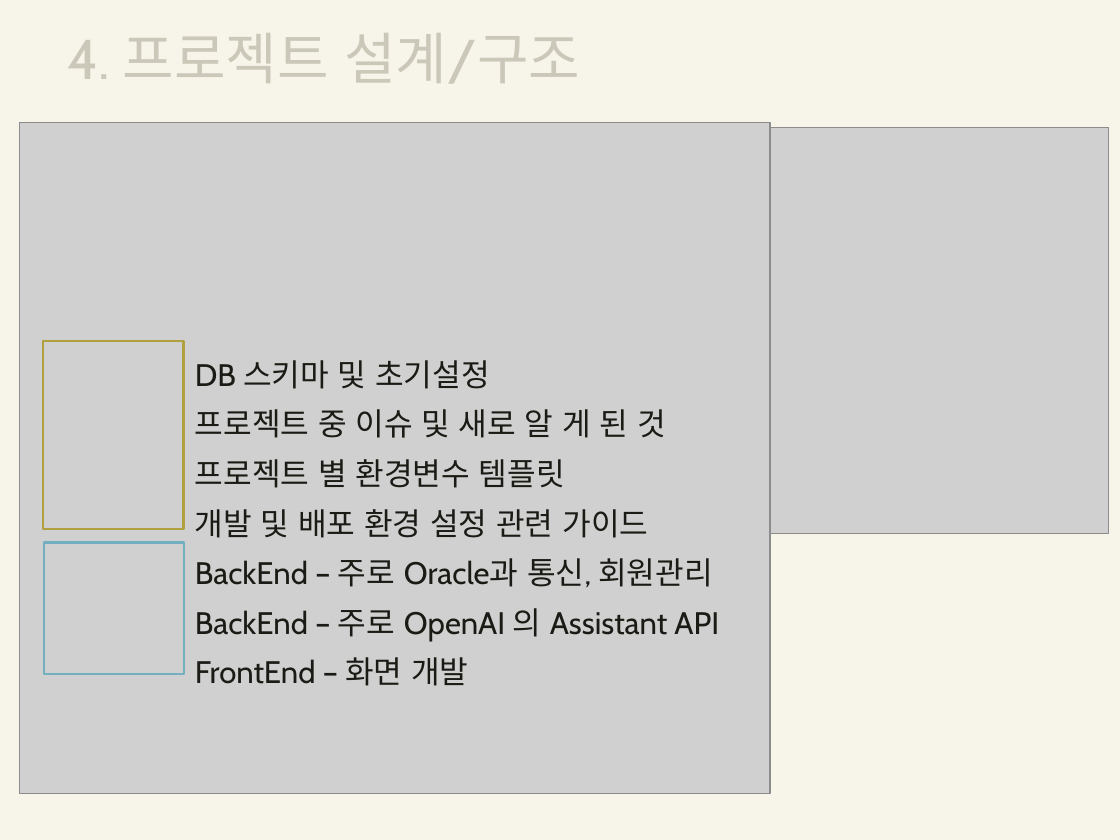
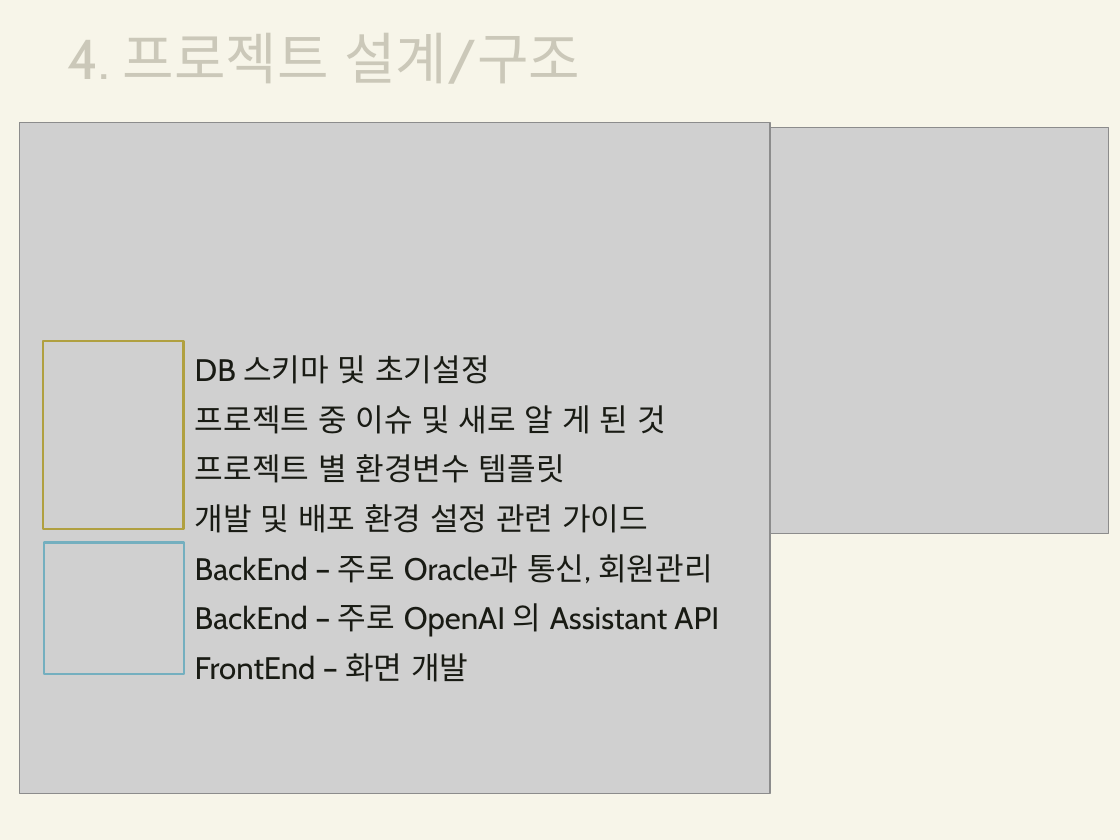
Before and after one commit to ParkWonBin/Codelabit_AICC_Project_04, a slide deck: slide 5 of 2024_0625_발표자료.pptx. Drawn at 1120x840 pixels with LibreOffice and Linux fonts; fonts in the diff are those of the drawing; grey boxes stand for pictures; background and template pictures are left out. Boxes give left, top, right and bottom in pixels: in the first picture for what was removed or moved away, otherwise in the second. Text is boxed around its words. In the diff, an @@ line names an element or a change of style, - is before the commit and + after.

Commit message:
발표자료 수정 - 환경변수 추가

```diff
--- a/2024_0625_발표자료.pptx
+++ b/2024_0625_발표자료.pptx
@@ text "DB 스키마 및 초기설정": place and size @@
-text "DB 스키마 및 초기설정" at [195,360,719,686]
+text "DB 스키마 및 초기설정" at [195,355,719,682]
```
Also in this commit, not shown: 3 other slides changed, 2 slides added.
